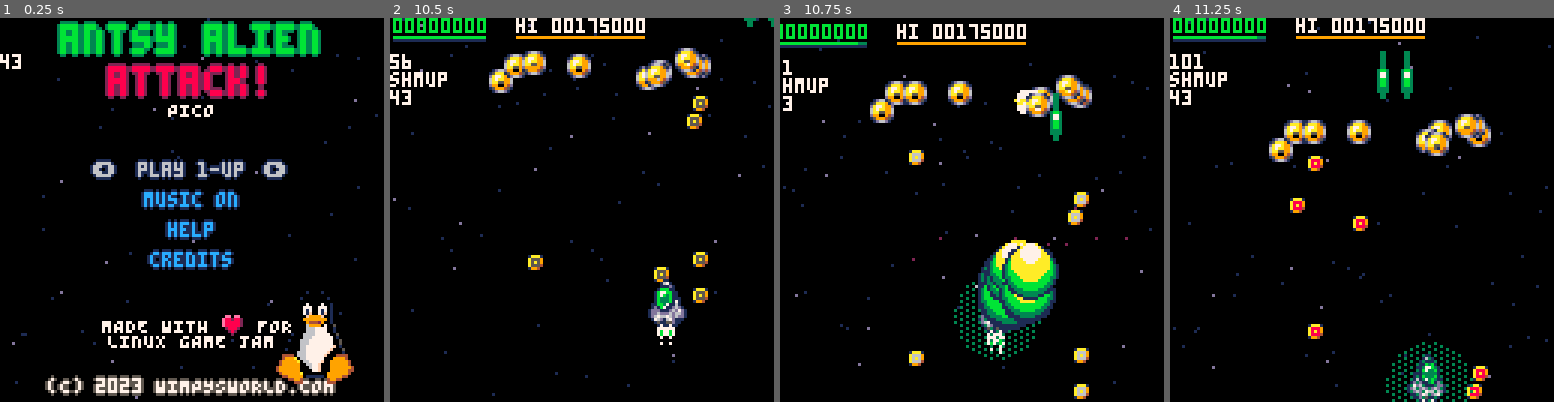
Above: before the commit, frames 1-4 (left to right).
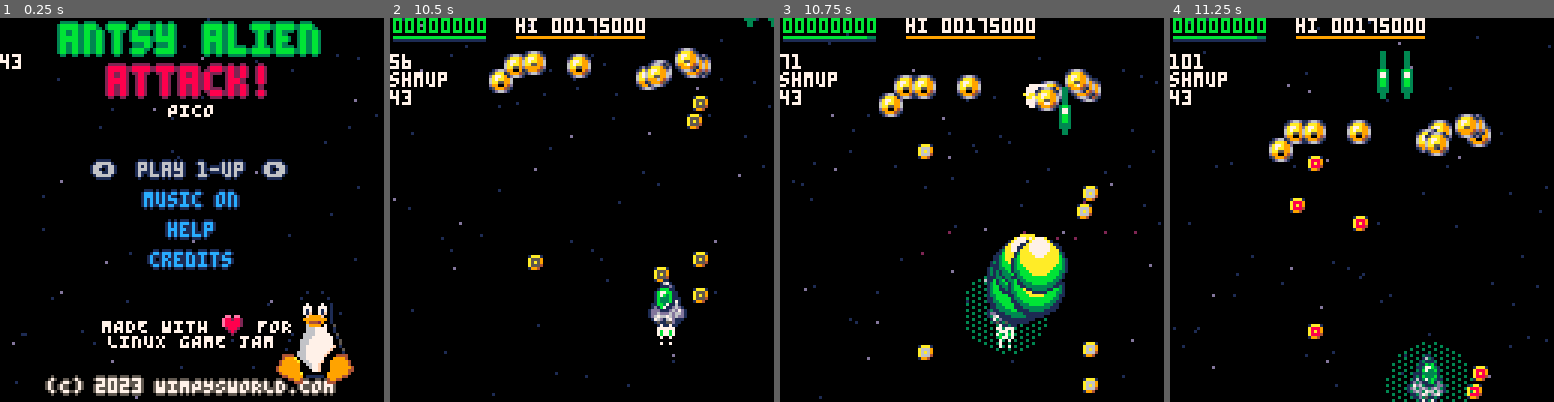
Above: after the commit, the same moments.

Repository: wimpysworld/antsy-alien-attack-pico
Game: PICO-8 cartridge main.p8
Same seed, same stepped clock (60 frames per second), same inputs: the game is played once before the commit and once after it.
Inputs:
- Up to frame 1 (0.25 s): no input
- Up to frame 2 (10.5 s): tap X (X key) at 0.33, 1.07, 1.85, 2.97, 4.08, 5.2, 6.32, 7.43, 8.55, 9.67 s; tap O (Z key) at 0.7, 1.7, 2.1, 2.5, 2.9, 3.3, 3.7, 4.1, 4.5, 4.9, 5.3, 5.7, 6.1, 6.5, 6.9, 7.3, 7.7, 8.1, 8.5, 8.9, 9.3, 9.7, 10.1 s; hold Right 1.6-2.1 s; hold Up 2.15-2.42 s; hold Right 2.47-3.03 s; hold Left 3.08-3.58 s; hold Down 3.63-3.97 s; hold Right 4.02-4.68 s; hold Up 4.73-5.03 s; hold Left 5.08-5.68 s; hold Down 5.73-6.03 s; hold Right 6.08-6.58 s; hold Right 6.63-7.13 s; hold Up 7.18-7.45 s; hold Right 7.5-8.07 s; hold Left 8.12-8.62 s; hold Down 8.67-9 s; hold Right 9.05-9.72 s; hold Up 9.77-10.07 s; hold Left from 10.12 s (still down)
- Up to frame 3 (10.75 s): tap O (Z key) at 10.5 s; release Left at 10.72 s
- Up to frame 4 (11.25 s): hold Down 10.77-11.07 s; tap X (X key) at 10.78 s; tap O (Z key) at 10.9 s; hold Right from 11.12 s (still down)

Frames 1-2 are identical in both runs. In frame 3, 13% of the frame differs, in the area x 0-100%, y 0-100%; in frame 4, nothing differs.

Commit message:
fix: screen shake when the player collides with an alien, not bullets

Diff:
--- a/main.p8
+++ b/main.p8
@@ -1176,10 +1176,13 @@
  add(pl.jet.pal_swaps,{10,pl.col_lt})
 end
 
-function apply_player_damage(pl,damage)
+function apply_player_damage(pl,damage,shake)
+ shake = shake or false
  if pl.shields<=0 then
-  screen_flash+=3
-  screen_shake+=16
+  if (shake) then
+   screen_flash+=3
+   screen_shake+=16
+  end
   pl.hp-=damage
   pl.shields+=120
   emit_explosion(pl.x,pl.y,pl.explosion_size,pl.explosion_style)
@@ -1199,7 +1202,7 @@
    sfx(5+al.explosion_size)
 
    // damage the player
-   apply_player_damage(pl,al.collision_damage)
+   apply_player_damage(pl,al.collision_damage,true)
   end
  end
 
